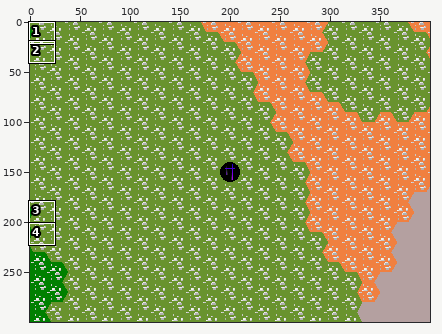
Two states of a sprite sheet, maprender.png. Above, an overview of the earlier version with the close-up marked.
Close-up. As it was:
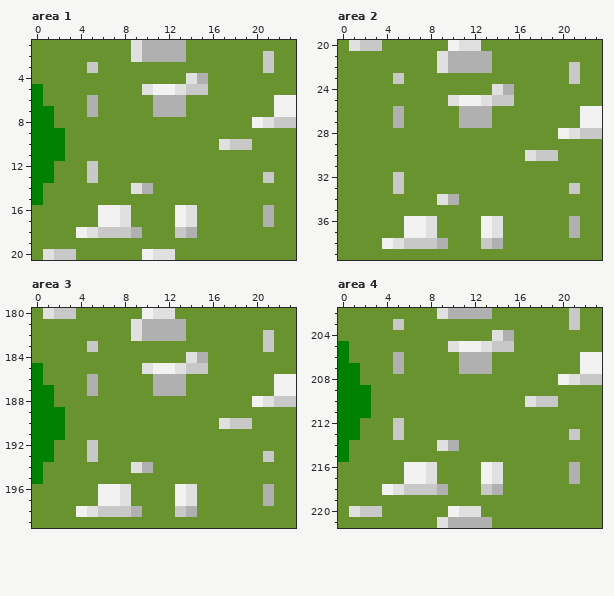
The file is 400x300 pixels. Colours within 5 levels of each other are drawn and written as one. Shown: area 1: x 0..23, y 1..20; area 2: x 0..23, y 20..39; area 3: x 0..23, y 180..199; area 4: x 0..23, y 202..221. The commit also changed other parts of the picture, which this record leaves out.
Once edited:
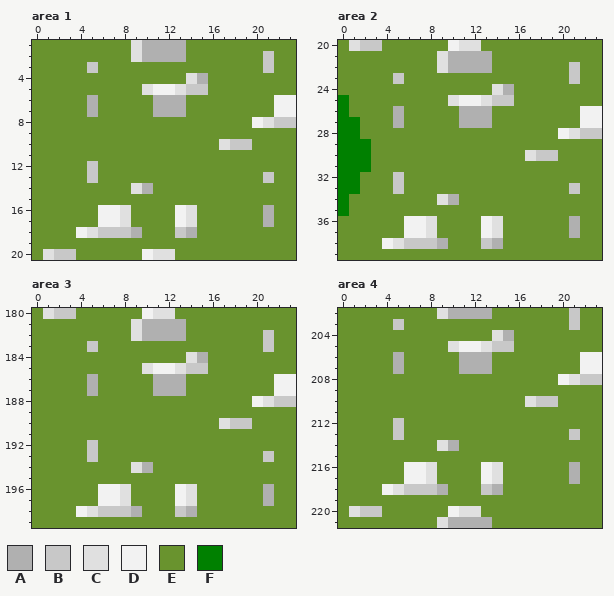
Palette (. is transparent): A #b0b0b0  B #c8c8c8  C #e0e0e0  D #f2f2f2  E #69932e  F #008000
Diff:
Area 1:
Colour F becomes colour E in rows 5 to 6 at x 0; in rows 7 to 8 at x 0 to 1; in rows 9 to 11 at x 0 to 2; in rows 12 to 13 at x 0 to 1; in rows 14 to 15 at x 0.
Area 2:
Colour E becomes colour F in rows 25 to 26 at x 0; in rows 27 to 28 at x 0 to 1; in rows 29 to 31 at x 0 to 2; in rows 32 to 33 at x 0 to 1; in rows 34 to 35 at x 0.
Area 3:
Colour F becomes colour E in rows 185 to 186 at x 0; in rows 187 to 188 at x 0 to 1; in rows 189 to 191 at x 0 to 2; in rows 192 to 193 at x 0 to 1; in rows 194 to 195 at x 0.
Area 4:
Colour F becomes colour E in rows 205 to 206 at x 0; in rows 207 to 208 at x 0 to 1; in rows 209 to 211 at x 0 to 2; in rows 212 to 213 at x 0 to 1; in rows 214 to 215 at x 0.
